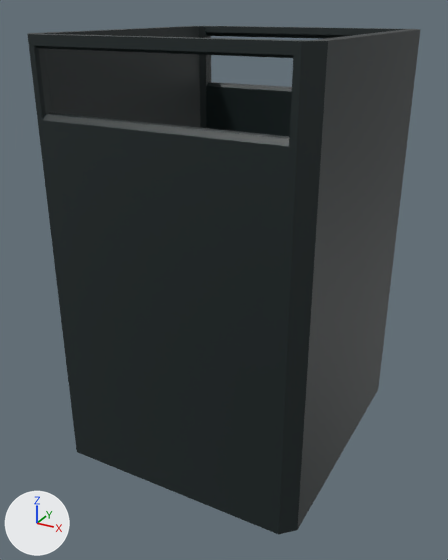
The FBX model Assets/Obj/Fase1/Lixeira.fbx as it was, and as the next commit left it.
The view is the same before and after, from a 50 mm camera at (0.597, 2.334, 0.349) aimed at (0.375, 2.738, 0.147). The axes (+X, +Y, +Z) are drawn at lower left. The lights are the same throughout. Where no turn or scale is listed for an object, it has been applied to the vertices.

The first picture shows 'Lixeira'.
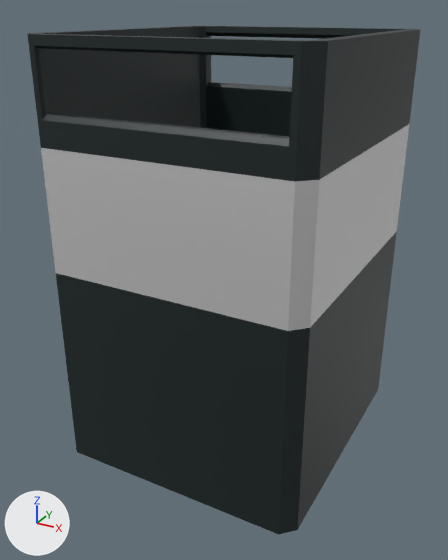
Changed parts and their boxes (x1, y1, x2, y2) in the pictures (448 x 560 px):
part 1 of me_cube_032, recoloured (black to grey): (41, 125, 409, 331) in both

Diff of the bpy script that builds the scene:
```diff
--- a/Assets/Obj/Fase1/Lixeira.fbx.py
+++ b/Assets/Obj/Fase1/Lixeira.fbx.py
@@ mat_brancometalico @@
+mat_brancometalico = principled_material('BrancoMetalico')
+mat_brancometalico.base_color = (0.736, 0.736, 0.736)  # light grey #dfdfdf
+mat_brancometalico.metallic = 1.0
+mat_brancometalico.roughness = 0.783
@@ me_cube_032 @@
 me_cube_032.from_pydata(...)  # 135 vertices, 132 faces; spans x -0.102..0.102, y -0.111..0.111, z -0.162..0.162
 # used by ob_lixeira; location = (0.3802, 2.7527, 0.171)
+# me_cube_032 part 1: all 12 faces centred in x -0.102..0.102, y -0.111..0.111, z 0.046 switch from mat_piso_001 (black #142122) to mat_brancometalico (light grey #dfdfdf)
```
